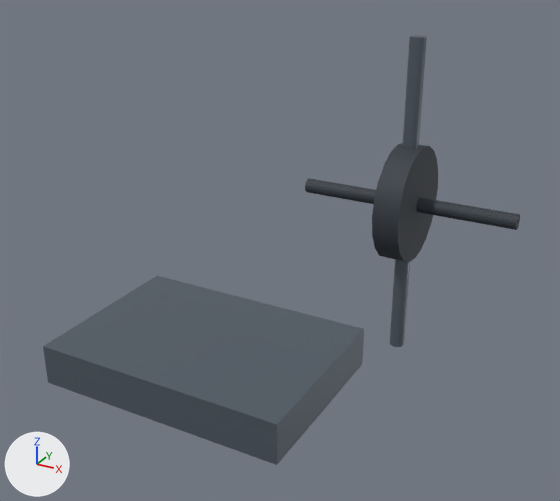
An edit to the glTF model motion/models/landmine_row.glb, drawn before and after from the same camera.
The view is the same before and after, from a 50 mm camera at (0.745, -2.165, 0.827) aimed at (-0.12, -0.593, 0.041). The lights are fixed; the arrows at lower left show +X, +Y and +Z. The first picture is the older version. Where no turn or scale is listed for an object, it has been applied to the vertices.

The older version as bpy lines, for what is in view:
```python
mat_material_0 = principled_material('Material_0')
mat_material_0.base_color = (0.117, 0.147, 0.181)  # greyish blue #606b76
mat_material_0.metallic = 0.48
mat_material_0.roughness = 0.44
me_mesh_0 = bpy.data.meshes.new('Mesh_0')
me_mesh_0.from_pydata(...)  # a box spanning x -0.25..0.25, y -0.175..0.175, z -0.04..0.04
me_mesh_0.materials.append(mat_material_0)  # greyish blue #606b76
me_mesh_1 = bpy.data.meshes.new('Mesh_1')
me_mesh_1.from_pydata(...)  # 44 vertices, 80 faces; spans x -0.024..0.024, y -0.024..0.024, z -0.5..0.5
me_mesh_1.materials.append(mat_material_0)  # greyish blue #606b76
me_mesh_2 = bpy.data.meshes.new('Mesh_2')
me_mesh_2.from_pydata(...)  # 44 vertices, 80 faces; spans x -0.04..0.04, y -0.18..0.18, z -0.18..0.18
me_mesh_2.materials.append(mat_material_1)  # greyish blue #333a42
me_mesh_3 = bpy.data.meshes.new('Mesh_3')
me_mesh_3.from_pydata(...)  # 44 vertices, 80 faces; spans x -0.34..0.34, y -0.023..0.023, z -0.023..0.023
me_mesh_3.materials.append(mat_material_1)  # greyish blue #333a42
ob_grip = bpy.data.objects.new('grip', me_mesh_3)
ob_grip.location = (0.0, 0.0, 0.0)
ob_landminebar = bpy.data.objects.new('landmineBar', me_mesh_1)
ob_landminebar.location = (0.0, 0.0, 0.0)
ob_landminebase = bpy.data.objects.new('landmineBase', me_mesh_0)
ob_landminebase.location = (0.0, -1.1, 0.04)
ob_plate = bpy.data.objects.new('plate', me_mesh_2)
ob_plate.location = (0.0, 0.0, 0.0)
```
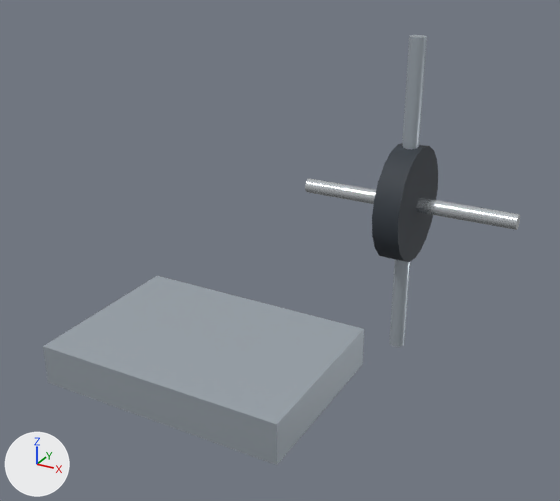
The change, as a diff of the scene's bpy script:
```diff
--- a/motion/models/landmine_row.glb.py
+++ b/motion/models/landmine_row.glb.py
@@ mat_material_0 @@
 mat_material_0 = principled_material('Material_0')
-mat_material_0.base_color = (0.117, 0.147, 0.181)  # greyish blue #606b76
+mat_material_0.base_color = (0.491, 0.552, 0.61)  # pale blue #bac4cd
 mat_material_0.metallic = 0.48
@@ mat_material_2 @@
+mat_material_2 = principled_material('Material_2')
+mat_material_2.base_color = (0.745, 0.791, 0.823)  # white #e0e6ea
+mat_material_2.metallic = 0.8
+mat_material_2.roughness = 0.23
@@ me_mesh_3 @@
 me_mesh_3.from_pydata(...)  # 44 vertices, 80 faces; spans x -0.34..0.34, y -0.023..0.023, z -0.023..0.023
-me_mesh_3.materials.append(mat_material_1)  # greyish blue #333a42
+me_mesh_3.materials.append(mat_material_2)  # white #e0e6ea
```

Pixel boxes (x1, y1, x2, y2) of what changed, in the pictures (560 x 501 px):
'landmineBase', recoloured (lighter): (43, 276, 364, 465) in both
'landmineBar', recoloured (greyish blue to pale blue): (390, 35, 427, 347) in both
'grip', recoloured (lighter): (305, 178, 520, 230) in both
